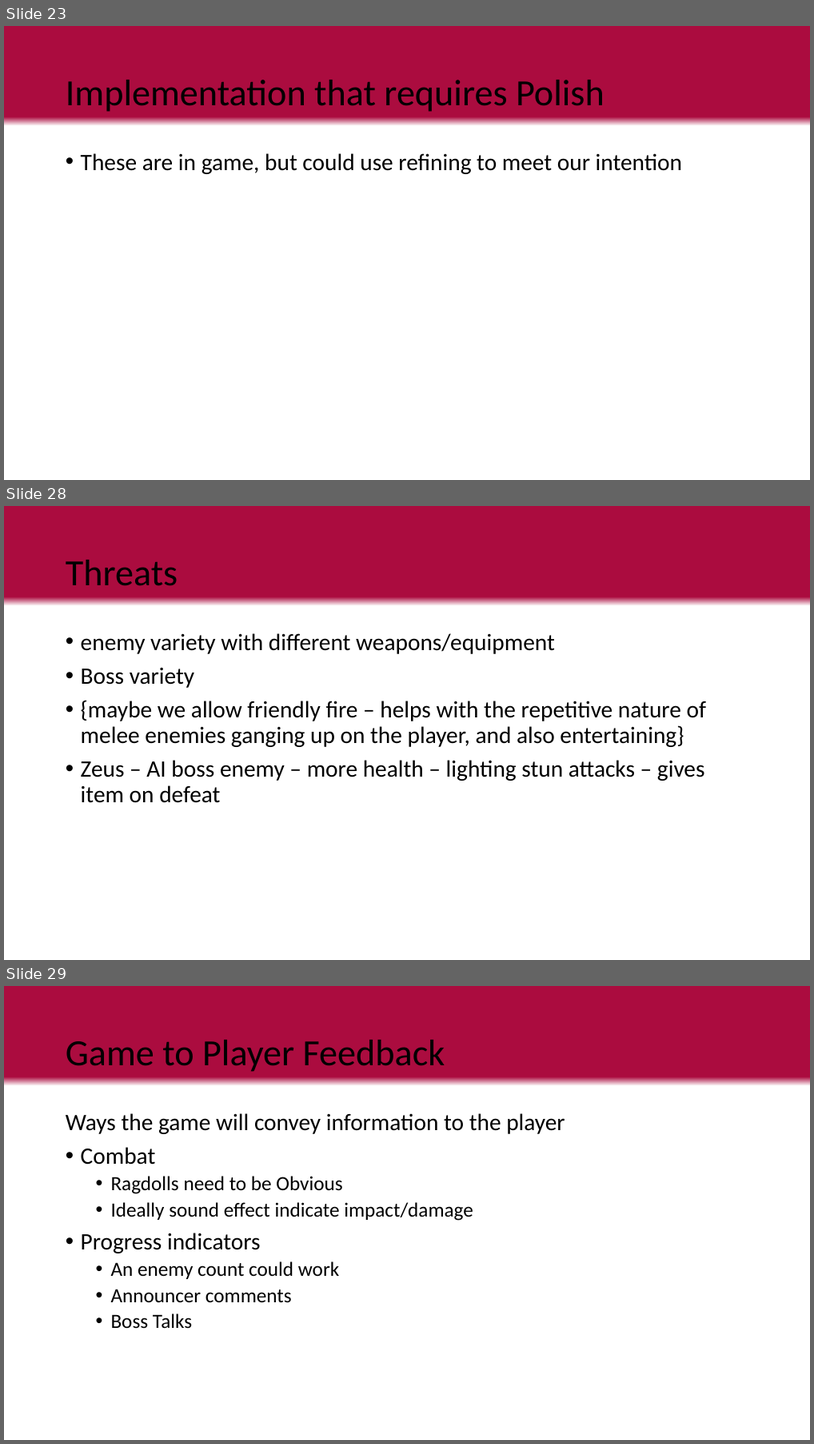
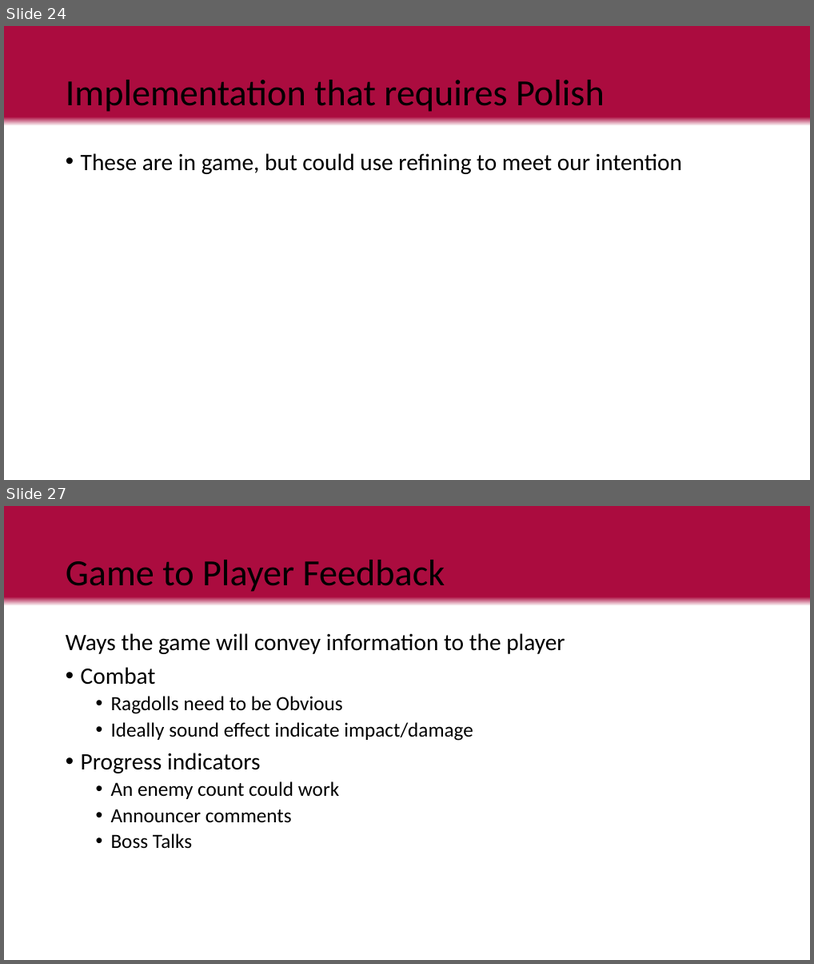
Before and after one commit to LuxRegem/Project_Clash-of-Cosplayers, a slide deck: Shared Documentation/Luke's Documents/Clash of Cos Team Pitch.pptx. Shown one above the other, each under a label of ours: slides 23, 28 and 29 before the commit, slides 24 and 27 after it; the slides between them are not shown. The pictures are 814x1444 and 814x964 pixels, drawn with LibreOffice and Linux fonts; fonts in the diff are those of the drawing. Boxes give left, top, right and bottom in pixels: in the first picture for what was removed or moved away, otherwise in the second. Text is boxed around its words. In the diff, an @@ line names an element or a change of style, - is before the commit and + after.

```diff
--- a/Shared Documentation/Luke's Documents/Clash of Cos Team Pitch.pptx
+++ b/Shared Documentation/Luke's Documents/Clash of Cos Team Pitch.pptx
@@ slide 28 removed at [4,506,810,960], background gradient #AB0C3F to #FFFFFF @@
@@ title removed at [66,560,178,586] @@
-Threats
@@ text removed at [81,633,706,803] @@
-• enemy variety with different weapons/equipment
-• Boss variety
-• {maybe we allow friendly fire – helps with the repetitive nature of melee enemies ganging up on the player, and also entertaining}
-• Zeus – AI boss enemy – more health – lighting stun attacks – gives item on defeat
@@ what was slide 23 is now slide 24 @@
@@ what was slide 29 is now slide 27 @@
```
Also in this commit, not shown: 8 slides changed, 1 other slide removed, 6 other files.
